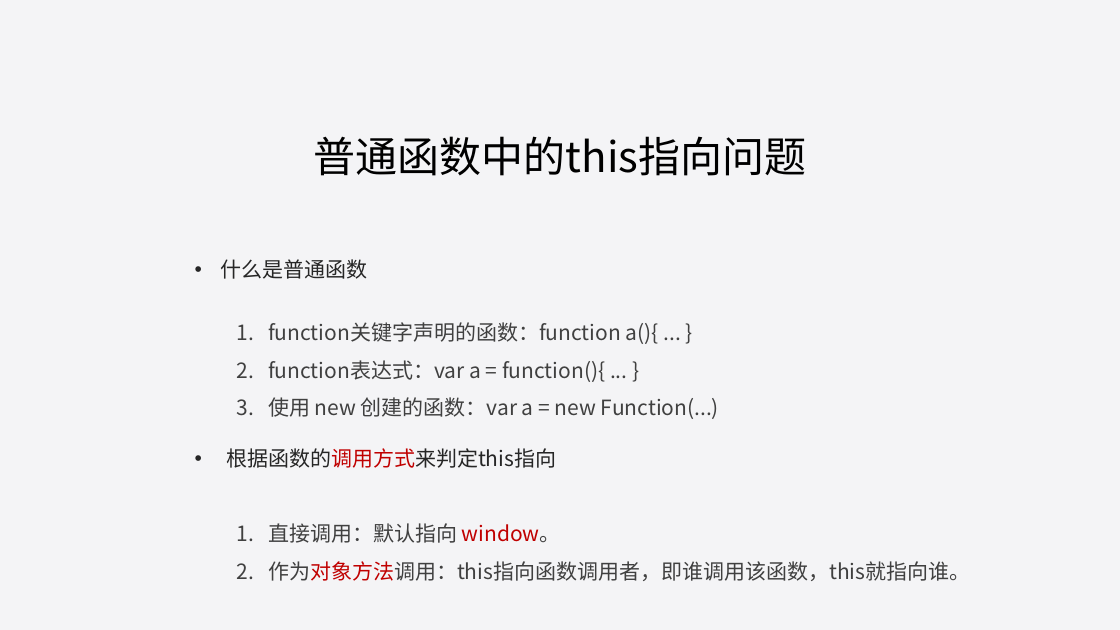
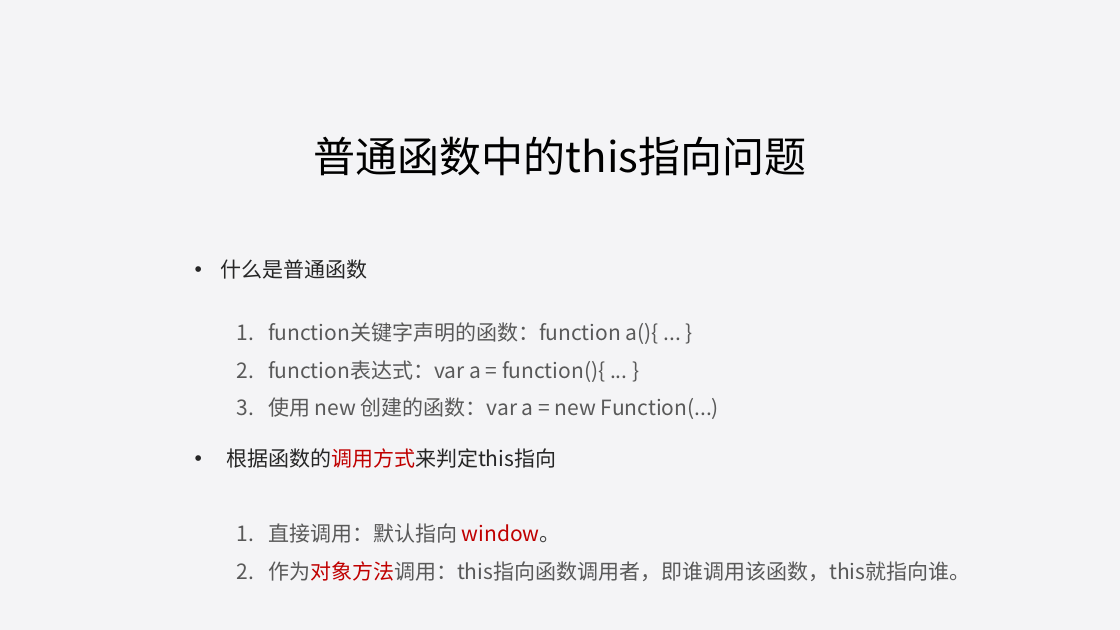
Before and after one commit to liuweiGL/share, a slide deck: slide 8 of ppt/JavaScript基础一.pptx. Drawn at 1120x630 pixels with LibreOffice and Linux fonts; fonts in the diff are those of the drawing. Boxes give left, top, right and bottom in pixels: in the first picture for what was removed or moved away, otherwise in the second. Text is boxed around its words. In the diff, an @@ line names an element or a change of style, - is before the commit and + after.

```diff
--- a/ppt/JavaScript基础一.pptx
+++ b/ppt/JavaScript基础一.pptx
@@ text at (268,322,971,581): text colour #404040 to #595959 in "function关键字声明的函数：function a(){ ... }", "function表达式：var a = function(){ ... }", "使用 new 创建的函数：var a = new Function(...)", "直接调用：默认指向" and 1 more places @@
```
Also in this commit, not shown: 6 other slides changed, 3 slides added, 7 other files.
